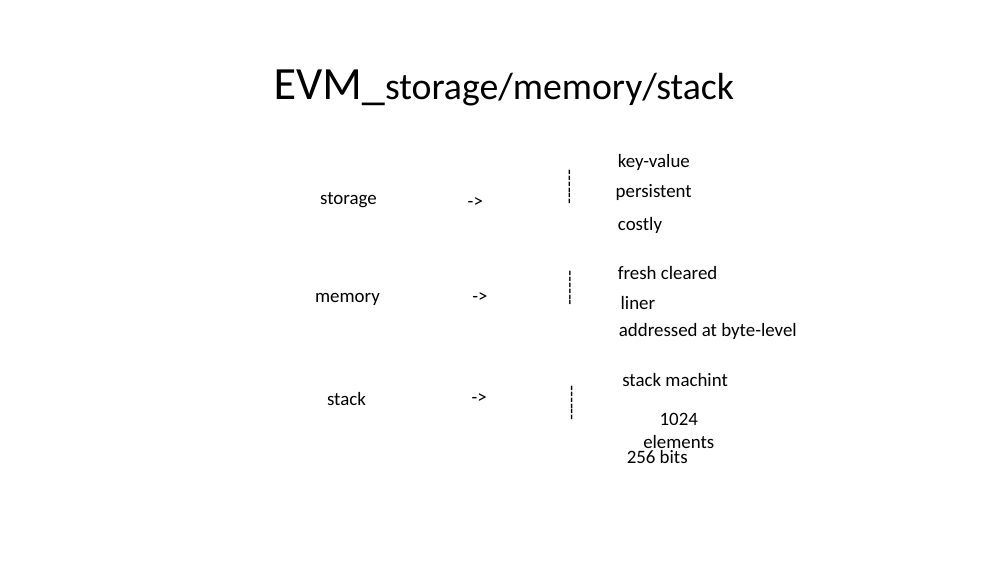
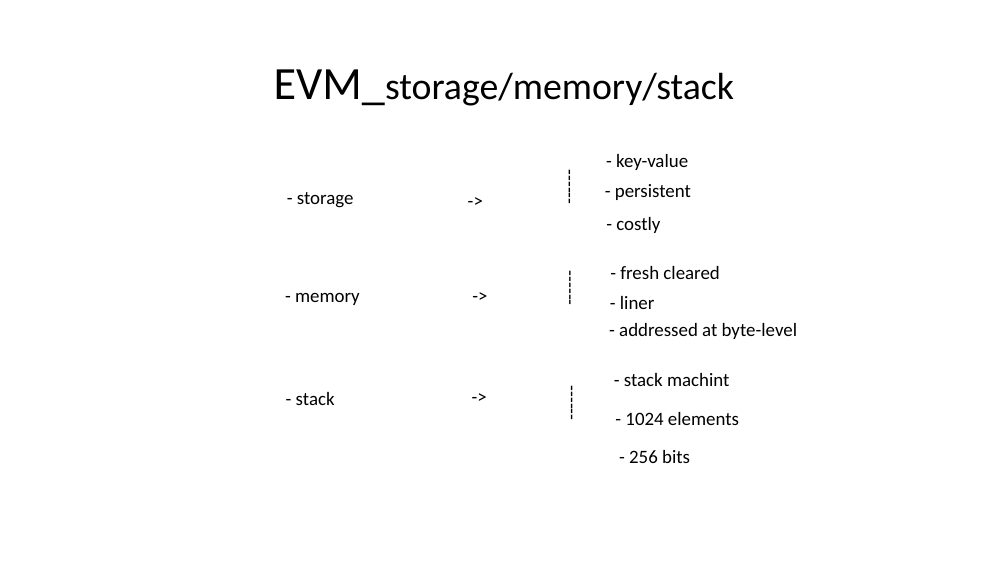
Before and after one commit to kaikai1024/ethereum-me, a slide deck: slide 11 of contract_me.pptx. Drawn at 1008x567 pixels with LibreOffice and Linux fonts; fonts in the diff are those of the drawing. Boxes give left, top, right and bottom in pixels: in the first picture for what was removed or moved away, otherwise in the second. Text is boxed around its words. In the diff, an @@ line names an element or a change of style, - is before the commit and + after.

Commit message:
some fix

```diff
--- a/contract_me.pptx
+++ b/contract_me.pptx
@@ text at <box>616,154,688,170</box>: text changed @@
-key-value
+- key-value
@@ text at <box>297,192,354,208</box>: text changed @@
-storage
+- storage
@@ text at <box>615,184,691,200</box>: text changed @@
-persistent
+- persistent
@@ text at <box>616,217,660,233</box>: text changed @@
-costly
+- costly
@@ text at <box>620,266,719,279</box>: text changed @@
-fresh cleared
+- fresh cleared
@@ text at <box>295,293,360,305</box>: text changed @@
-memory
+- memory
@@ text at <box>620,296,655,309</box>: text changed @@
-liner
+- liner
@@ text at <box>619,323,798,339</box>: text changed @@
-addressed at byte-level
+- addressed at byte-level
@@ text at <box>624,373,729,386</box>: text changed @@
-stack machint
+- stack machint
@@ text at <box>296,392,335,405</box>: text changed @@
-stack
+- stack
@@ text at <box>625,412,739,425</box>: text changed @@
-1024 elements
+- 1024 elements
@@ text at <box>629,450,690,463</box>: text changed @@
-256 bits
+- 256 bits
```
Also in this commit, not shown: 7 other slides changed.
